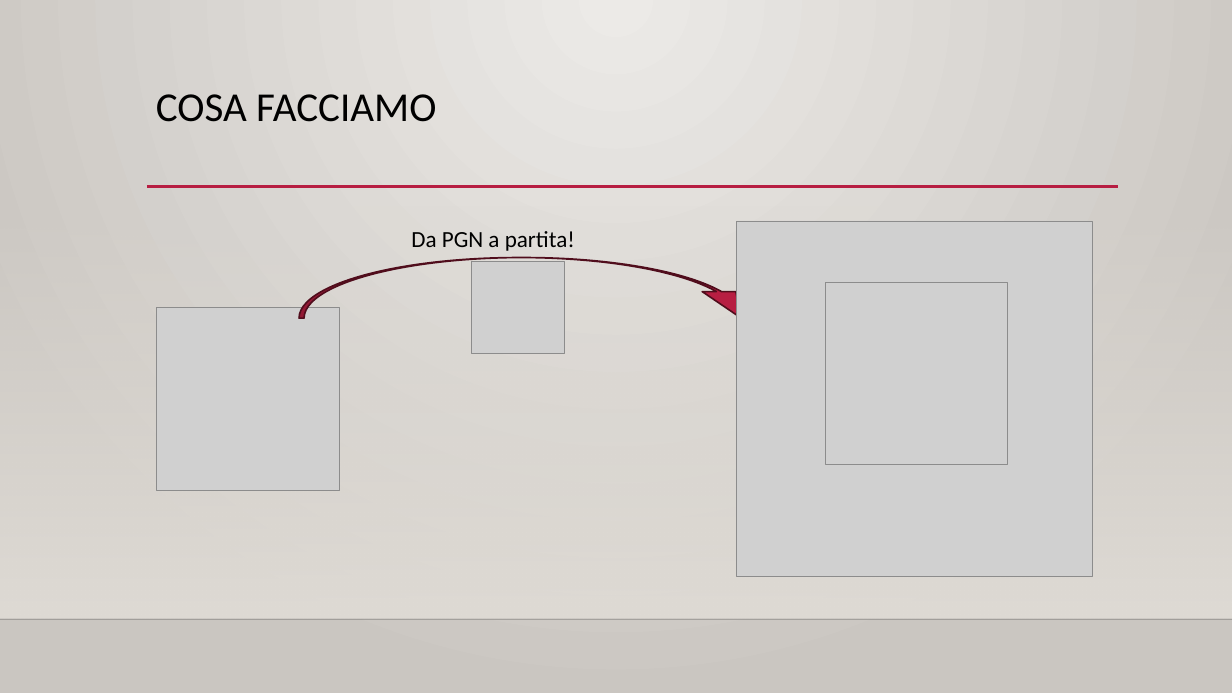
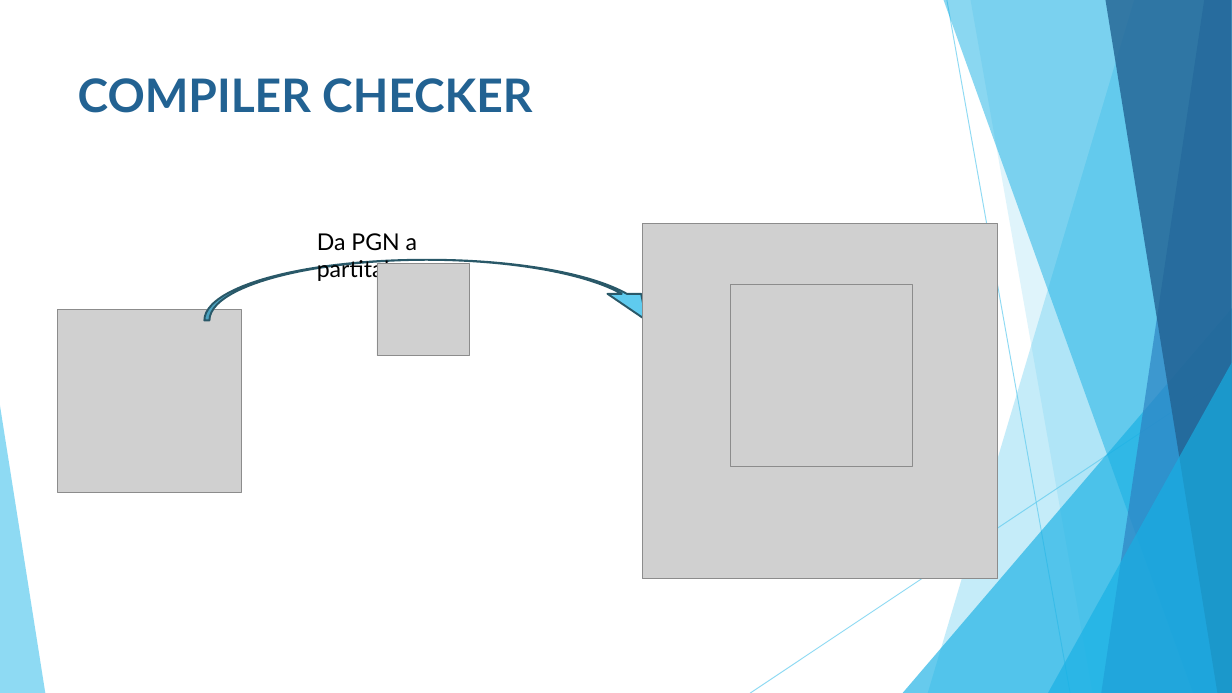
Before and after one commit to AleColo01/ChessCompiler, a slide deck: slide 3 of Docs/Pitch Elevator.pptx. Drawn at 1232x693 pixels with LibreOffice and Linux fonts; fonts in the diff are those of the drawing; grey boxes stand for pictures; background and template pictures are left out. Boxes give left, top, right and bottom in pixels: in the first picture for what was removed or moved away, otherwise in the second. Text is boxed around its words. In the diff, an @@ line names an element or a change of style, - is before the commit and + after.

```diff
--- a/Docs/Pitch Elevator.pptx
+++ b/Docs/Pitch Elevator.pptx
@@ background gradient #ECEAE7 to #CAC7C1 to #FFFFFF @@
@@ title at [78, 78, 532, 113]: text changed; size 32 to 36 pt; font Calibri to Lato; text colour #000000 to #226292; bold on @@
-COSA FACCIAMO
+COMPILER CHECKER
@@ rectangle removed at [0, 204, 1232, 619] @@
@@ line removed from (147, 187) to (1118, 187) @@
@@ text "Da PGN a partita!": place and size @@
-text "Da PGN a partita!" at [411, 231, 575, 251]
+text "Da PGN a partita!" at [317, 233, 417, 283]
@@ text "Da PGN a partita!" at [317, 233, 417, 283]: font Calibri to Lato @@
@@ picture: place and size @@
-picture at [737, 221, 1092, 577]
+picture at [642, 224, 998, 579]
@@ 2 pictures, 1 curved down arrow: place and size @@
-2 pictures, 1 curved down arrow at [299, 258, 1007, 465]
+2 pictures, 1 curved down arrow at [204, 260, 913, 467]
@@ curved down arrow at [204, 260, 664, 321]: fill #B71E42 to #5FCBEF; outline #500D1D 1.25 pt to #2A5969 1.5 pt @@
@@ picture: place and size @@
-picture at [156, 308, 339, 491]
+picture at [58, 310, 241, 493]
@@ group added at [0, 0, 1232, 693]: 5 freeform shapes, 3 triangles, 2 lines @@
@@ line removed from (0, 619) to (1232, 619) @@
```
Also in this commit, not shown: 2 other slides changed, 2 slides added, 2 slides removed, 1 other file.
